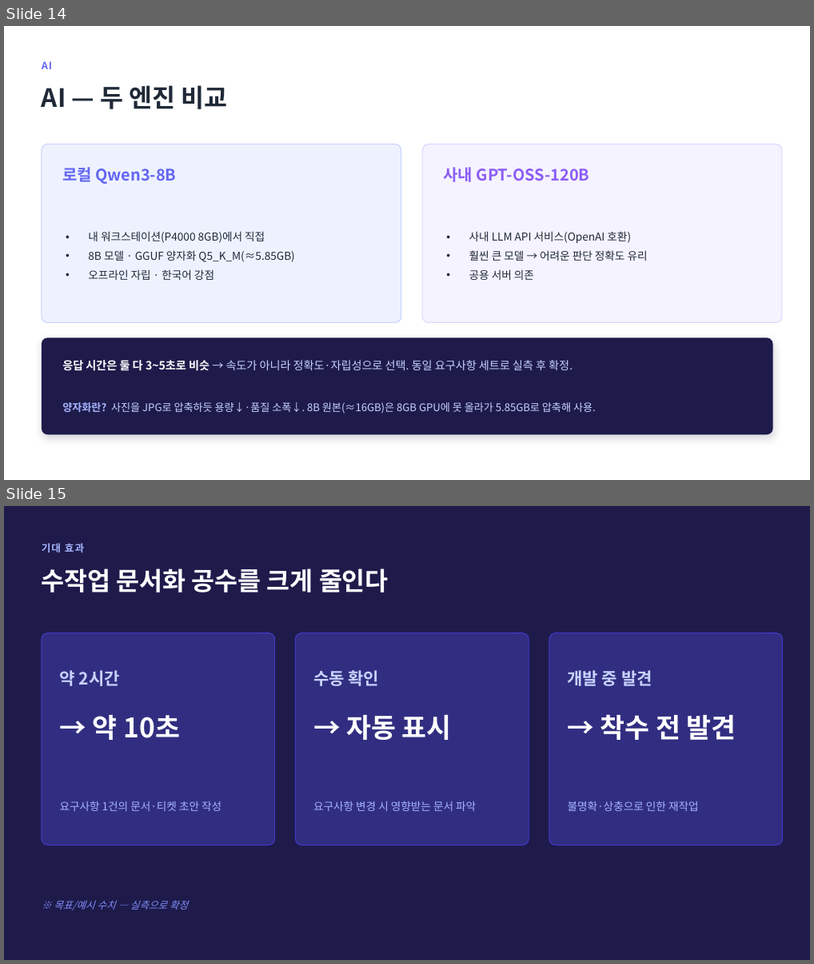
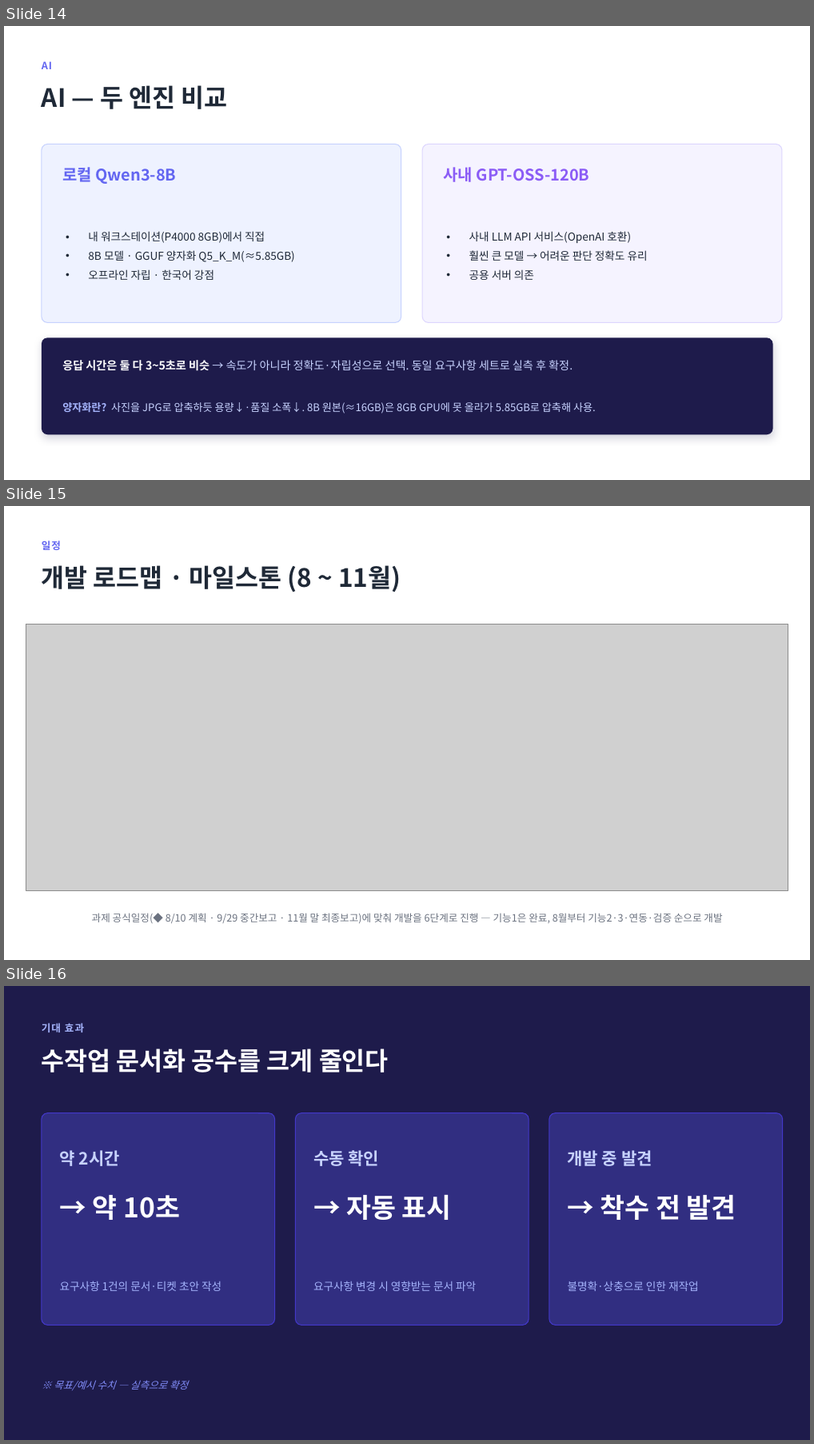
Before and after one commit to jihunhan98/semes-superrookie, a slide deck: docs/진행공유_요구사항자동화.pptx. Shown one above the other, each under a label of ours: slides 14 and 15 before the commit, slides 14, 15 and 16 after it. The pictures are 814x964 and 814x1444 pixels, drawn with LibreOffice and Linux fonts; fonts in the diff are those of the drawing; grey boxes stand for pictures. Boxes give left, top, right and bottom in pixels: in the first picture for what was removed or moved away, otherwise in the second. Text is boxed around its words. In the diff, an @@ line names an element or a change of style, - is before the commit and + after.

```diff
--- a/docs/진행공유_요구사항자동화.pptx
+++ b/docs/진행공유_요구사항자동화.pptx
@@ slide 15 added at <box>4,506,810,960</box>, background #FFFFFF @@
@@ text added at <box>42,540,61,550</box>, 12 pt, text #6366F1, bold @@
+일정
@@ text added at <box>42,565,401,592</box>, 30 pt, text #1F2937, bold @@
+개발 로드맵 · 마일스톤 (8 ~ 11월)
@@ picture added at <box>26,624,788,890</box> @@
@@ text added at <box>92,912,722,923</box>, 12 pt, text #6B7280 @@
+과제 공식일정(◆ 8/10 계획 · 9/29 중간보고 · 11월 말 최종보고)에 맞춰 개발을 6단계로 진행 — 기능1은 완료, 8월부터 기능2·3·연동·검증 순으로 개발
@@ what was slide 15 is now slide 16 @@
```
Also in this commit, not shown: 1 other file.
